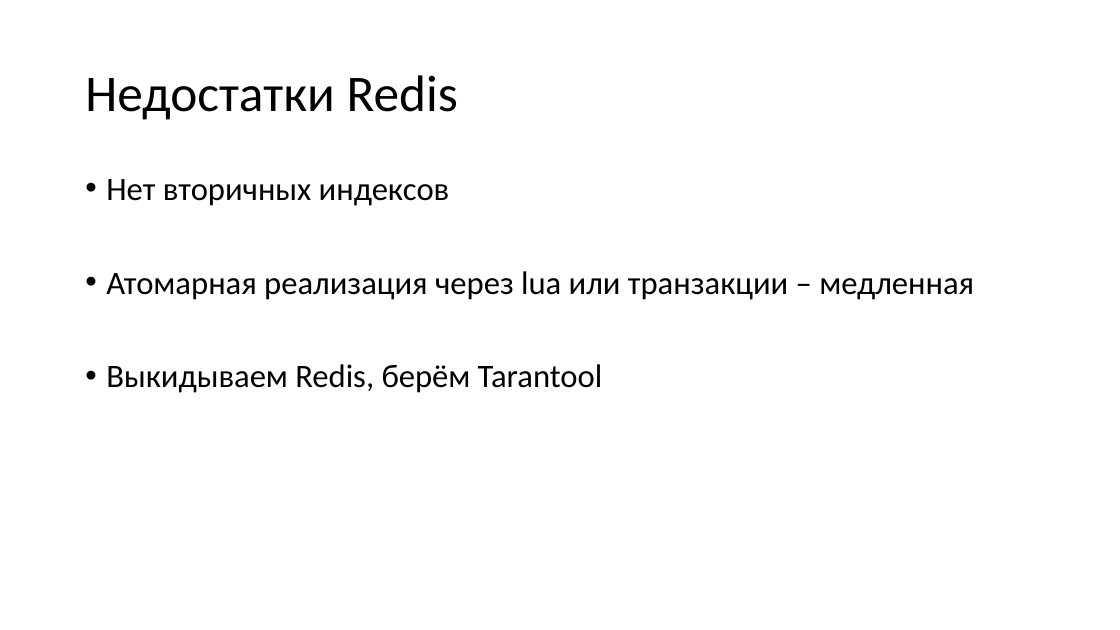
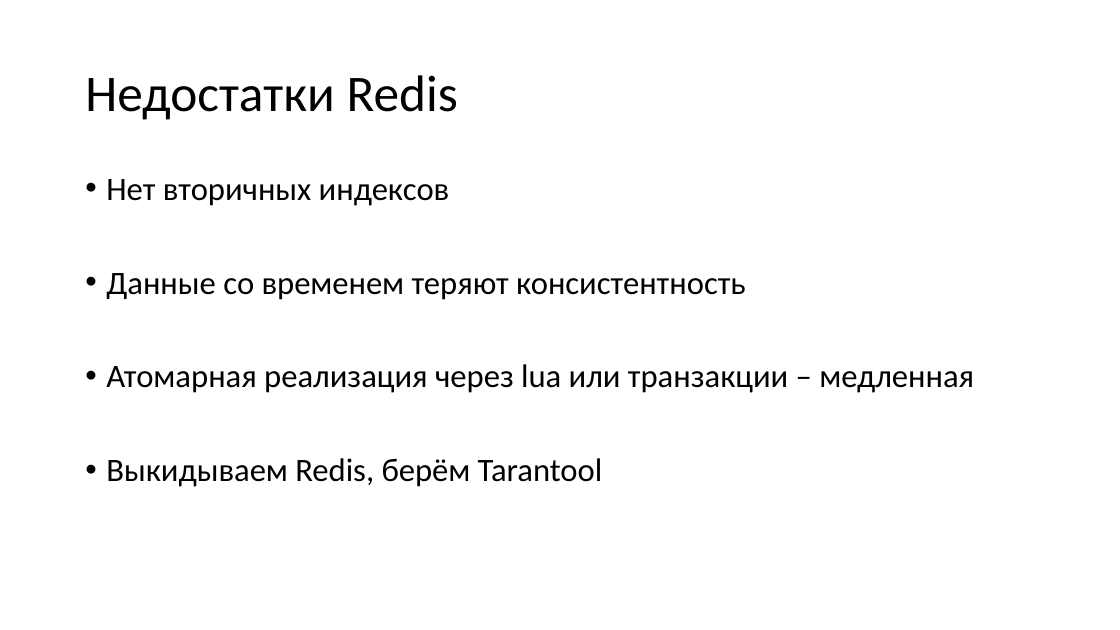
Before and after one commit to aensidhe/presentations, a slide deck: slide 6 of 2017/02/Tarantool for windows applications/Presentation.pptx (slide 4 before the commit). Drawn at 1120x630 pixels with LibreOffice and Linux fonts; fonts in the diff are those of the drawing. Boxes give left, top, right and bottom in pixels: in the first picture for what was removed or moved away, otherwise in the second. Text is boxed around its words. In the diff, an @@ line names an element or a change of style, - is before the commit and + after.

```diff
--- a/2017/02/Tarantool for windows applications/Presentation.pptx
+++ b/2017/02/Tarantool for windows applications/Presentation.pptx
@@ text at (106, 273, 746, 300): paragraph added @@
+• Данные со временем теряют консистентность
```
Also in this commit, not shown: 8 other slides changed, 8 slides added, 3 slides removed, 1 other file.
